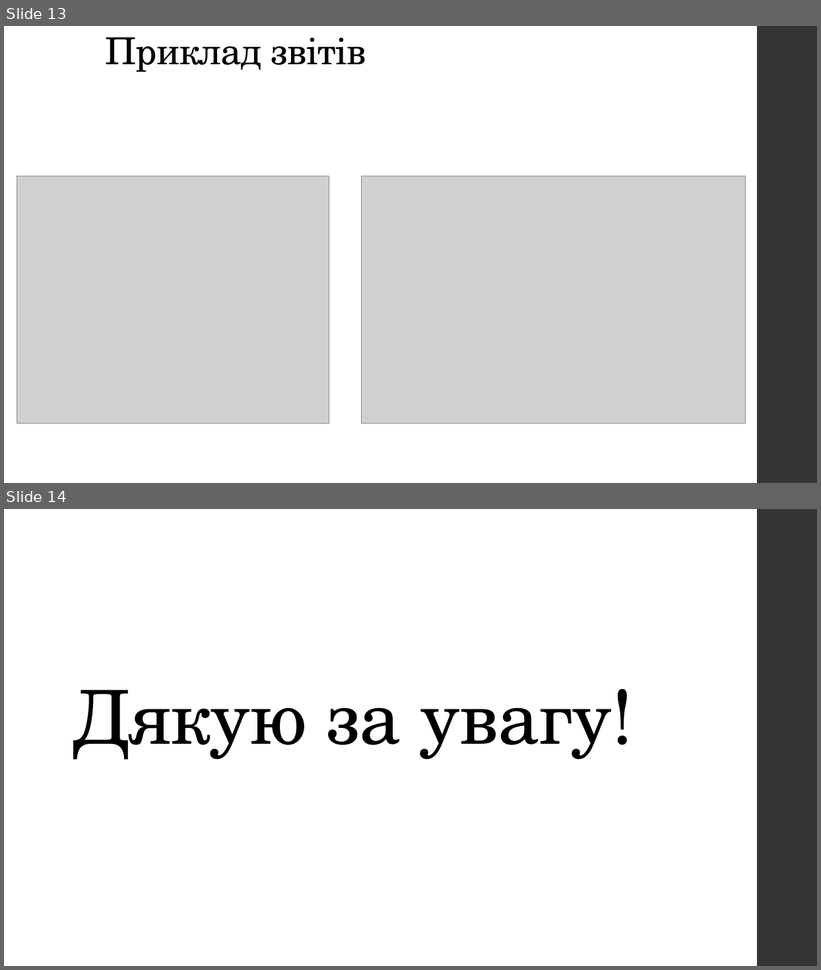
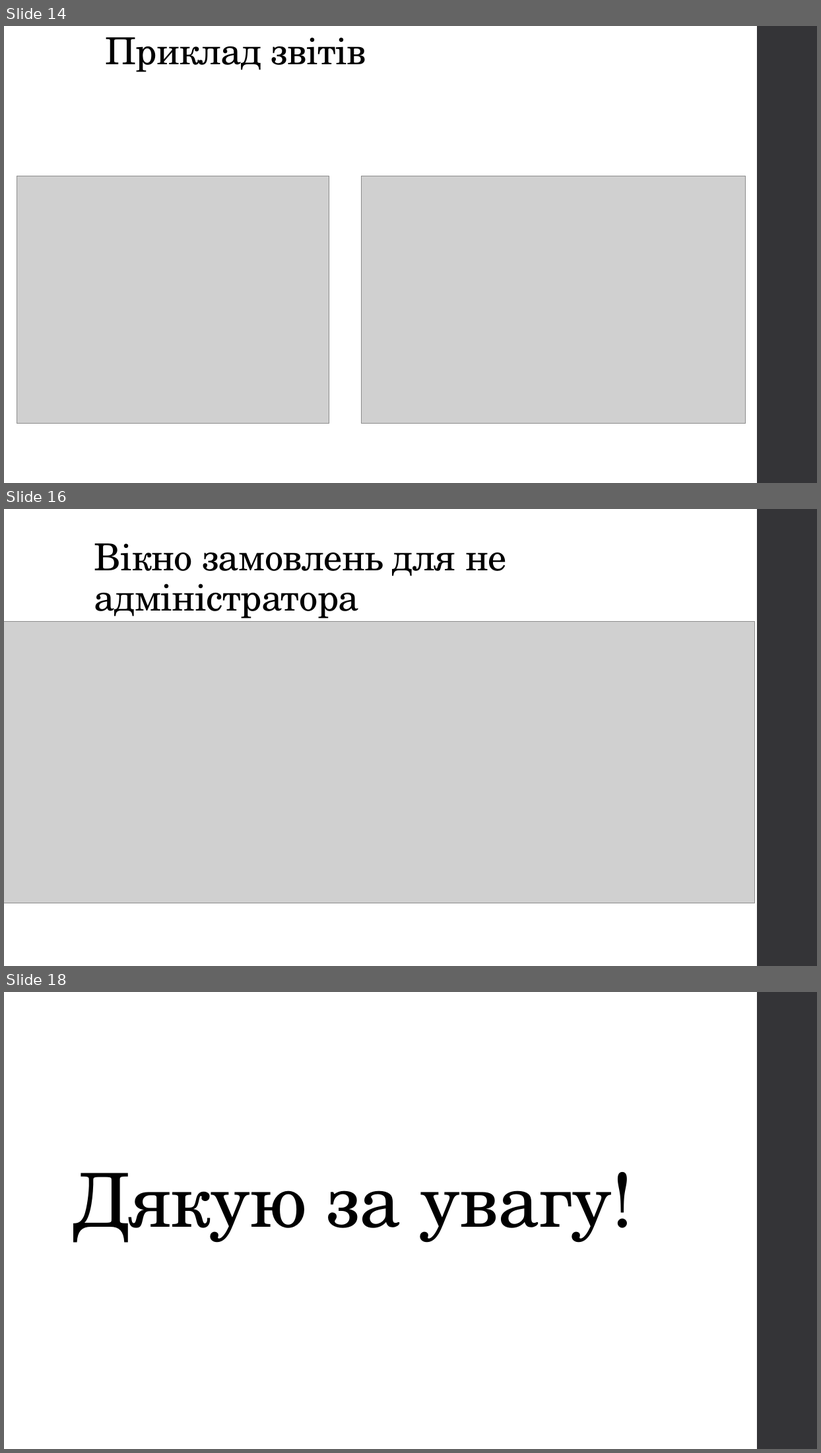
Before and after one commit to EvgeniyKsenich/Kursowa_3_1, a slide deck: z_zvit/kr.pptx. Shown one above the other, each under a label of ours: slides 13 and 14 before the commit, slides 14, 16 and 18 after it; the slides between them are not shown. The pictures are 821x970 and 821x1453 pixels, drawn with LibreOffice and Linux fonts; fonts in the diff are those of the drawing; grey boxes stand for pictures. Boxes give left, top, right and bottom in pixels: in the first picture for what was removed or moved away, otherwise in the second. Text is boxed around its words. In the diff, an @@ line names an element or a change of style, - is before the commit and + after.

```diff
--- a/z_zvit/kr.pptx
+++ b/z_zvit/kr.pptx
@@ slide 16 added at [4,509,817,966], background #FFFFFF; not listed: 1 template element that a slide beside it also shows @@
@@ title added at [94,543,507,619], 44 pt, text #000000 @@
+Вікно замовлень для не адміністратора
@@ picture added at [4,622,755,904] @@
@@ what was slide 13 is now slide 14 @@
@@ what was slide 14 is now slide 18 @@
```
Also in this commit, not shown: 1 slide changed, 3 other slides added, 5 other files.
